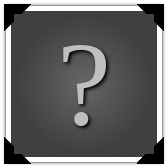
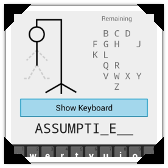
Two versions of the same layered image (168 x 168). Layer-by-layer changes:
renamed "PUT IMAGE HERE copy" to "???", hid it, moved it above "hangman" over bbox(11, 11, 157, 157)
renamed "PUT IMAGE HERE" to "PUT IMAGE HERE (146px)", painted on it over bbox(11, 11, 157, 157)
